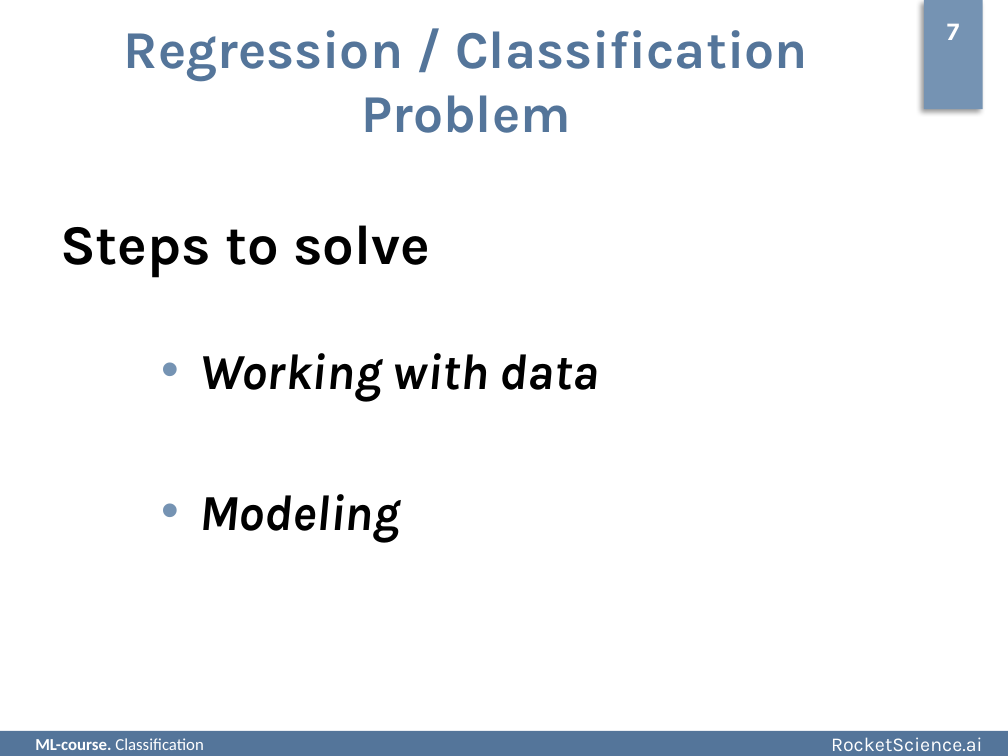
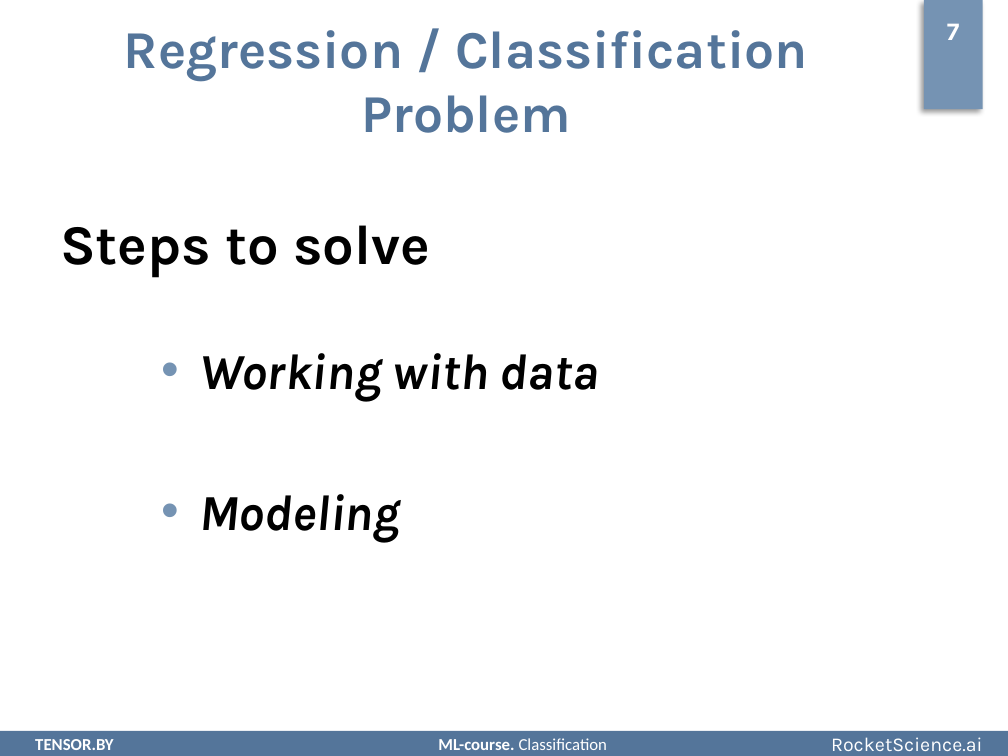
Before and after one commit to rjaffk/tensorby, a slide deck: slide 7 of lecture_classification/presentation/lecture_classification.pptx. Drawn at 1008x756 pixels with LibreOffice and Linux fonts; fonts in the diff are those of the drawing; background and template pictures are left out. Boxes give left, top, right and bottom in pixels: in the first picture for what was removed or moved away, otherwise in the second. Text is boxed around its words. In the diff, an @@ line names an element or a change of style, - is before the commit and + after.

```diff
--- a/lecture_classification/presentation/lecture_classification.pptx
+++ b/lecture_classification/presentation/lecture_classification.pptx
@@ text at [35,738,607,750]: text changed; bold on @@
-ML-course. Classification
+TENSOR.BY ML-course. Classification
```
Also in this commit, not shown: 24 other slides changed, 3 other files.
